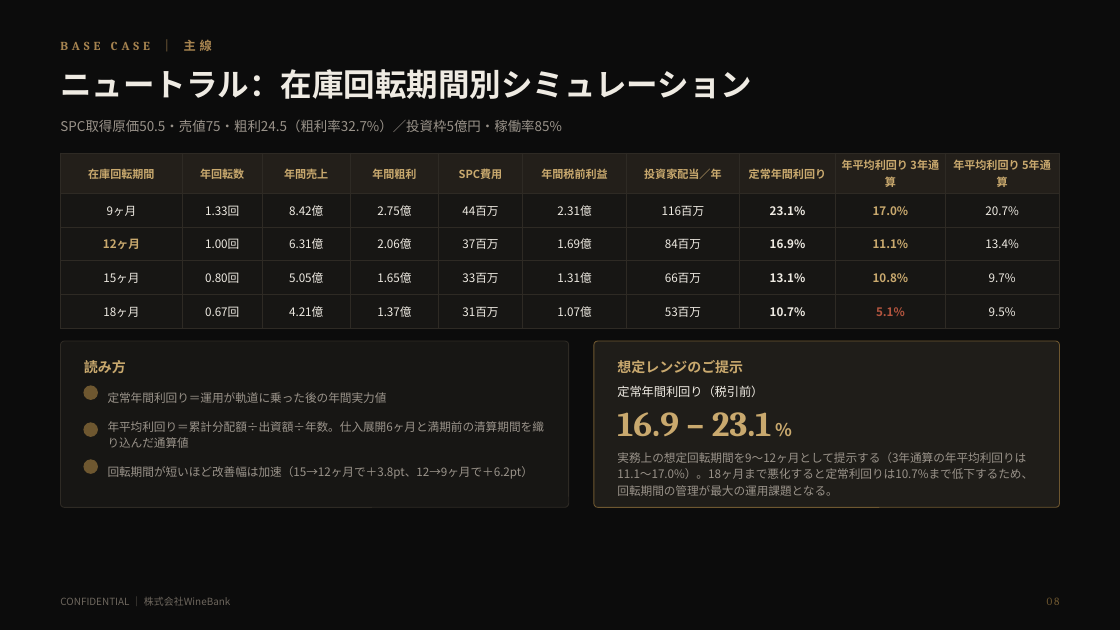
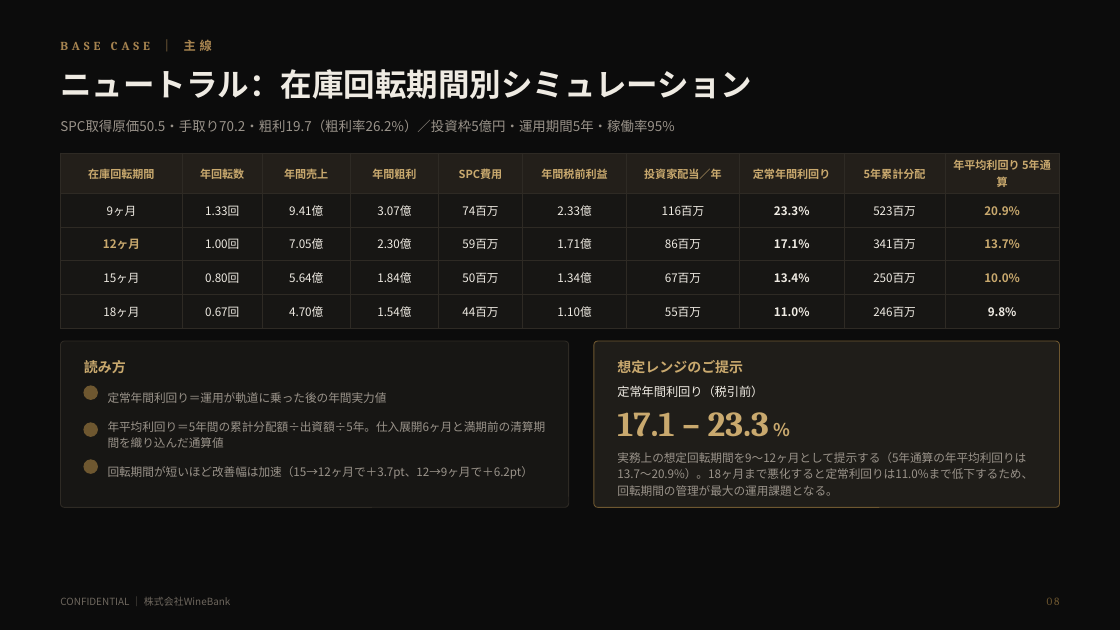
Before and after one commit to nakano-winebank/wine-auction, a slide deck: slide 9 of docs/wine-fund/WineBank_ワインファンドSPC組成提案_5億_20260811.pptx. Drawn at 1120x630 pixels with LibreOffice and Linux fonts; fonts in the diff are those of the drawing. Boxes give left, top, right and bottom in pixels: in the first picture for what was removed or moved away, otherwise in the second. Text is boxed around its words. In the diff, an @@ line names an element or a change of style, - is before the commit and + after.

```diff
--- a/docs/wine-fund/WineBank_ワインファンドSPC組成提案_5億_20260811.pptx
+++ b/docs/wine-fund/WineBank_ワインファンドSPC組成提案_5億_20260811.pptx
@@ text at (60,120,674,132): text changed @@
-SPC取得原価50.5・売値75・粗利24.5（粗利率32.7%）／投資枠5億円・稼働率85%
+SPC取得原価50.5・手取り70.2・粗利19.7（粗利率26.2%）／投資枠5億円・運用期間5年・稼働率95%
@@ table at (60,153,1060,321) @@
-row 1, column 9: 年平均利回り 3年通算
+row 1, column 9: 5年累計分配
-row 2: 9ヶ月 | 1.33回 | 8.42億 | 2.75億 | 44百万 | 2.31億 | 116百万 | 23.1% | 17.0% | 20.7%
+row 2: 9ヶ月 | 1.33回 | 9.41億 | 3.07億 | 74百万 | 2.33億 | 116百万 | 23.3% | 523百万 | 20.9%
-row 3: 12ヶ月 | 1.00回 | 6.31億 | 2.06億 | 37百万 | 1.69億 | 84百万 | 16.9% | 11.1% | 13.4%
+row 3: 12ヶ月 | 1.00回 | 7.05億 | 2.30億 | 59百万 | 1.71億 | 86百万 | 17.1% | 341百万 | 13.7%
-row 4: 15ヶ月 | 0.80回 | 5.05億 | 1.65億 | 33百万 | 1.31億 | 66百万 | 13.1% | 10.8% | 9.7%
+row 4: 15ヶ月 | 0.80回 | 5.64億 | 1.84億 | 50百万 | 1.34億 | 67百万 | 13.4% | 250百万 | 10.0%
-row 5: 18ヶ月 | 0.67回 | 4.21億 | 1.37億 | 31百万 | 1.07億 | 53百万 | 10.7% | 5.1% | 9.5%
+row 5: 18ヶ月 | 0.67回 | 4.70億 | 1.54億 | 44百万 | 1.10億 | 55百万 | 11.0% | 246百万 | 9.8%
@@ text at (617,412,769,437): text changed @@
-16.9 – 23.1 %
+17.1 – 23.3 %
@@ text at (108,421,546,432): text changed @@
-年平均利回り＝累計分配額÷出資額÷年数。仕入展開6ヶ月と満期前の清算期間を織り込んだ通算値
+年平均利回り＝5年間の累計分配額÷出資額÷5年。仕入展開6ヶ月と満期前の清算期間を織り込んだ通算値
@@ text at (108,466,533,479): text changed @@
-回転期間が短いほど改善幅は加速（15→12ヶ月で＋3.8pt、12→9ヶ月で＋6.2pt）
+回転期間が短いほど改善幅は加速（15→12ヶ月で＋3.7pt、12→9ヶ月で＋6.2pt）
@@ text at (617,452,1033,496): text changed @@
-実務上の想定回転期間を9〜12ヶ月として提示する（3年通算の年平均利回りは11.1〜17.0%）。18ヶ月まで悪化すると定常利回りは10.7%まで低下するため、回転期間の管理が最大の運用課題となる。
+実務上の想定回転期間を9〜12ヶ月として提示する（5年通算の年平均利回りは13.7〜20.9%）。18ヶ月まで悪化すると定常利回りは11.0%まで低下するため、回転期間の管理が最大の運用課題となる。
```
Also in this commit, not shown: 15 other slides changed, 1 slide added, 1 slide removed, 6 other files.
